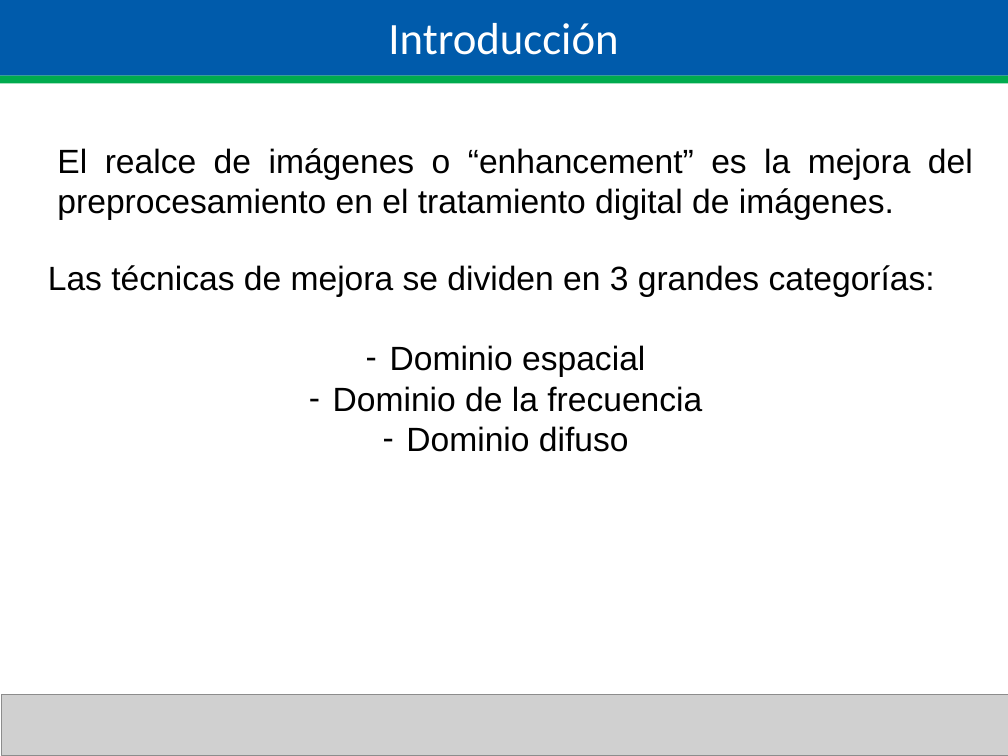
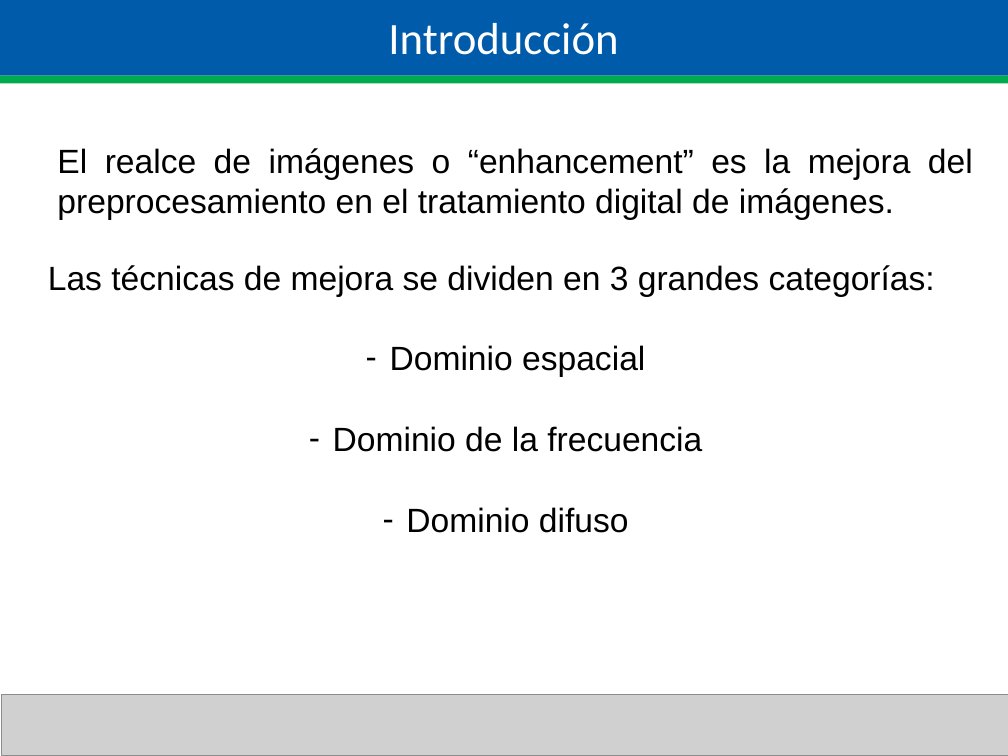
Before and after one commit to poface64/MIASegundoSemestre, a slide deck: slide 4 of LOGICA DIFUSA/TAREA F. PROPUESTA DE ARTICULO/PRESENTACION LOGICA DIFUSA.ppt (slide 2 before the commit). Drawn at 1008x756 pixels with LibreOffice and Linux fonts; fonts in the diff are those of the drawing; grey boxes stand for pictures. Boxes give left, top, right and bottom in pixels: in the first picture for what was removed or moved away, otherwise in the second. Text is boxed around its words. In the diff, an @@ line names an element or a change of style, - is before the commit and + after.

```diff
--- a/LOGICA DIFUSA/TAREA F. PROPUESTA DE ARTICULO/PRESENTACION LOGICA DIFUSA.ppt
+++ b/LOGICA DIFUSA/TAREA F. PROPUESTA DE ARTICULO/PRESENTACION LOGICA DIFUSA.ppt
@@ text "Las técnicas de mejora se ..." rewrapped from [48,265,935,452] to [48,265,935,533] @@
```
Also in this commit, not shown: 1 other slide changed, 3 slides added, 2 slides removed.
